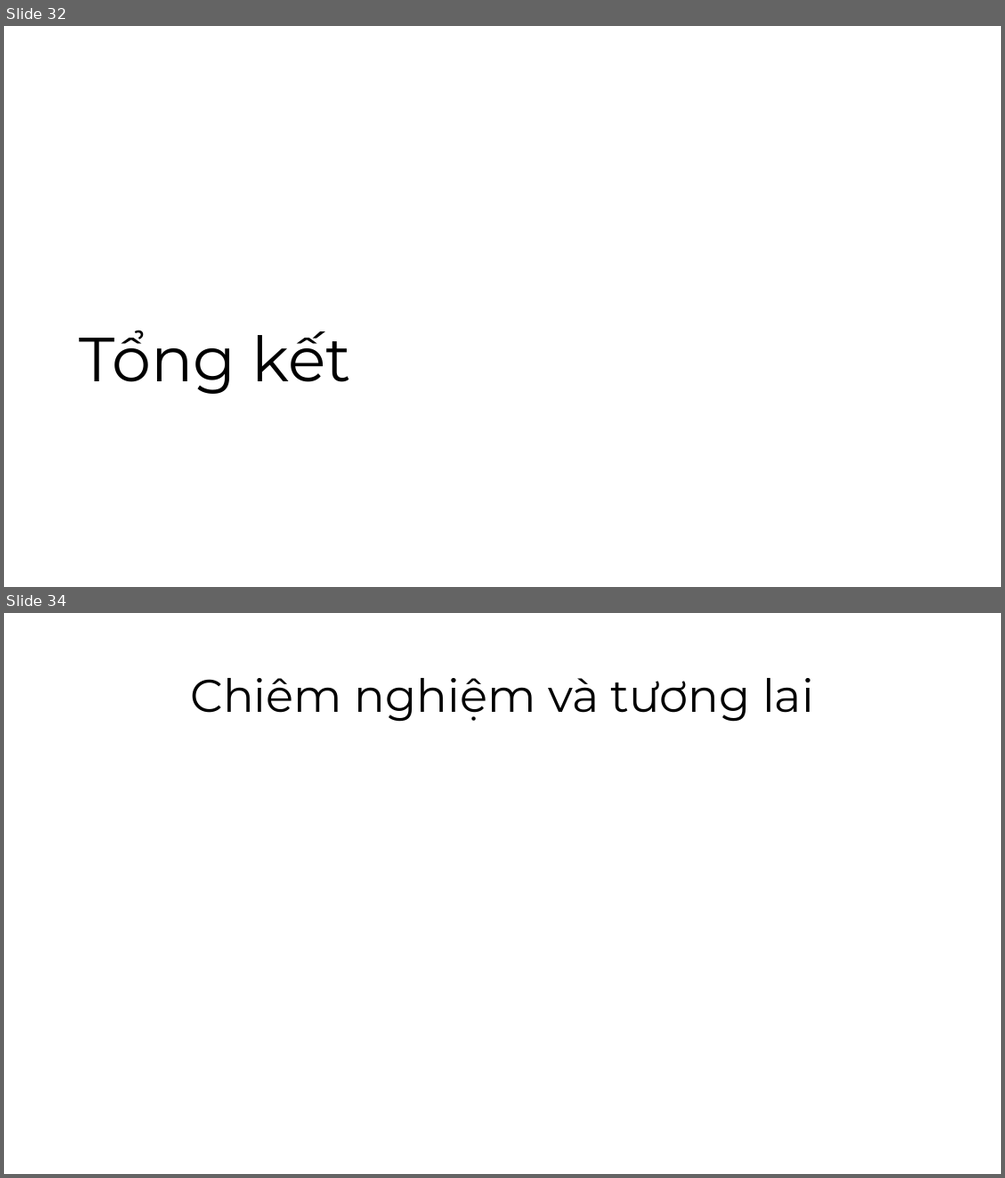
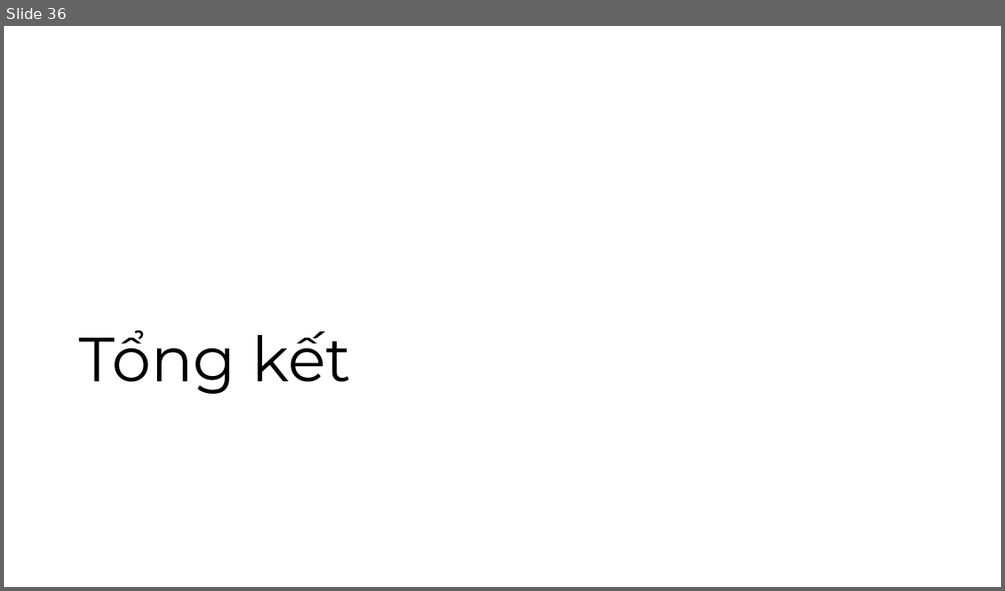
Before and after one commit to vlozg/DoAn_CuoiKy_DataScience, a slide deck: Slide.pptx. Shown one above the other, each under a label of ours: slides 32 and 34 before the commit, slide 36 after it; the slides between them are not shown. The pictures are 1005x1178 and 1005x591 pixels, drawn with LibreOffice and Linux fonts; fonts in the diff are those of the drawing. Boxes give left, top, right and bottom in pixels: in the first picture for what was removed or moved away, otherwise in the second. Text is boxed around its words. In the diff, an @@ line names an element or a change of style, - is before the commit and + after.

```diff
--- a/Slide.pptx
+++ b/Slide.pptx
@@ slide 34 removed at [4, 613, 1001, 1174], background #FFFFFF @@
@@ title removed at [190, 678, 814, 722] @@
-Chiêm nghiệm và tương lai
@@ what was slide 32 is now slide 36 @@
```
Also in this commit, not shown: 6 slides changed, 8 slides added, 1 other slide removed, 1 other file.
